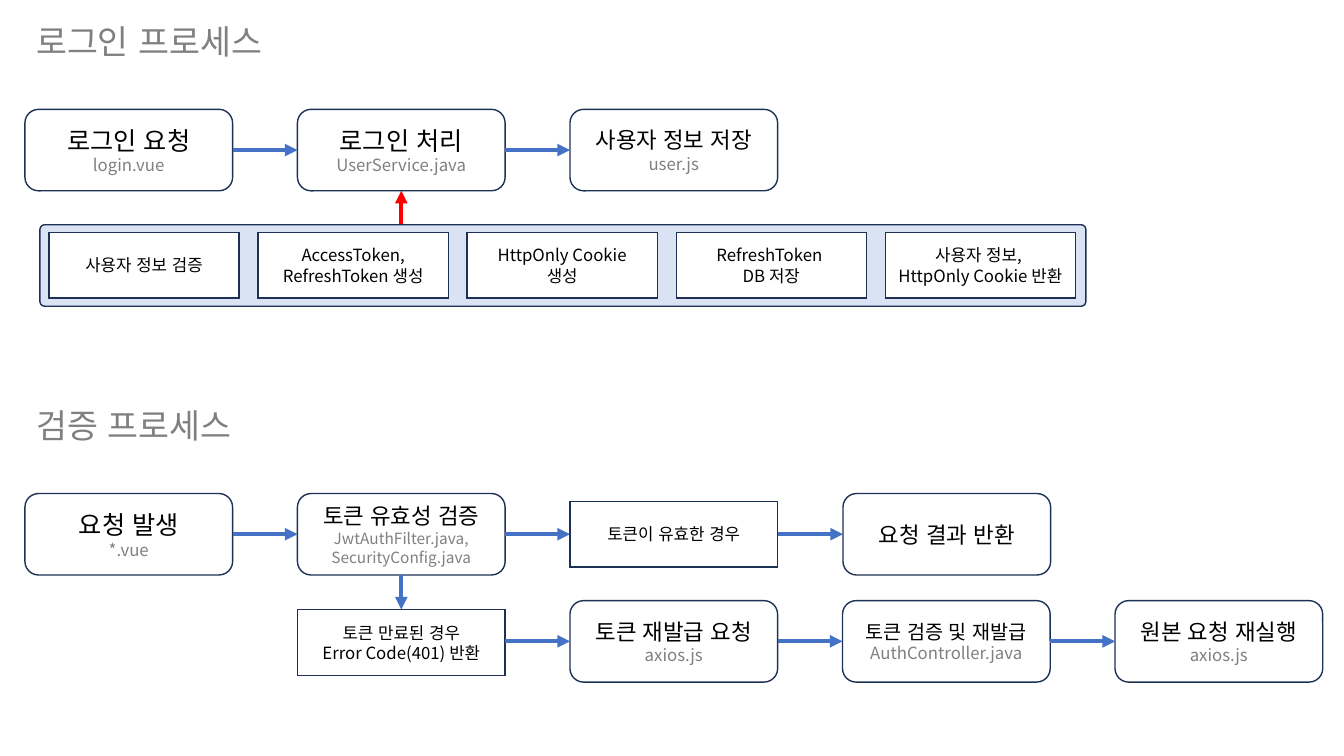
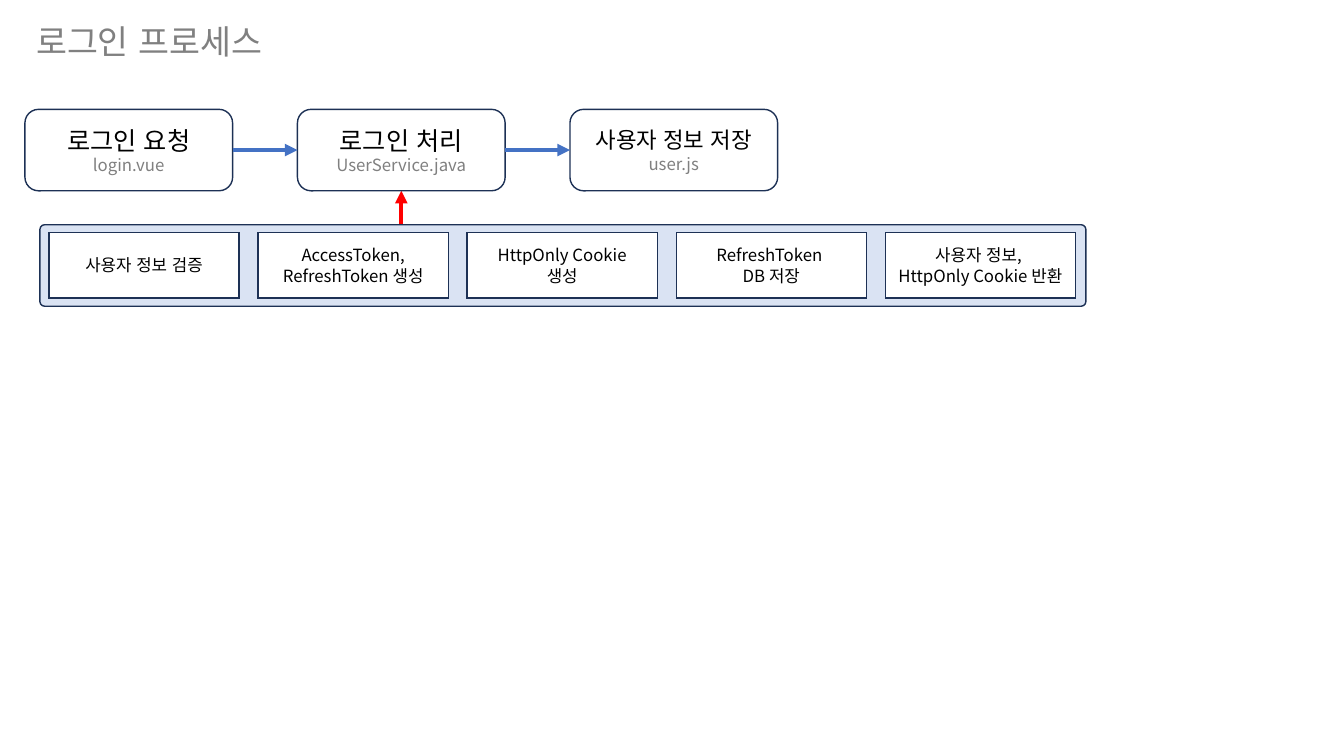
Before and after one commit to yhoo0094/miniPX, a slide deck: slide 3 of 산출물/화면정의서/MiniPX_화면정의서_V0.3.pptx. Drawn at 1344x756 pixels with LibreOffice and Linux fonts; fonts in the diff are those of the drawing. Boxes give left, top, right and bottom in pixels: in the first picture for what was removed or moved away, otherwise in the second. Text is boxed around its words. In the diff, an @@ line names an element or a change of style, - is before the commit and + after.

```diff
--- a/산출물/화면정의서/MiniPX_화면정의서_V0.3.pptx
+++ b/산출물/화면정의서/MiniPX_화면정의서_V0.3.pptx
@@ text removed at [36,410,231,441] @@
-검증 프로세스
@@ rounded rectangle removed at [25,494,233,576] @@
-요청 발생
-*.vue
@@ rounded rectangle removed at [297,494,505,576] @@
-토큰 유효성 검증
-JwtAuthFilter.java,
-SecurityConfig.java
@@ rectangle removed at [570,501,777,567] @@
-토큰이 유효한 경우
@@ rounded rectangle removed at [843,494,1051,576] @@
-요청 결과 반환
@@ arrow removed from (233, 534) to (297, 534) @@
@@ arrow removed from (505, 534) to (570, 534) @@
@@ arrow removed from (778, 534) to (843, 534) @@
@@ arrow removed from (401, 575) to (401, 610) @@
@@ rectangle removed at [297,610,505,676] @@
-토큰 만료된 경우
-Error Code(401) 반환
@@ rounded rectangle removed at [570,601,777,683] @@
-토큰 재발급 요청
-axios.js
@@ rounded rectangle removed at [843,601,1051,683] @@
-토큰 검증 및 재발급
-AuthController.java
@@ rounded rectangle removed at [1115,601,1323,683] @@
-원본 요청 재실행
-axios.js
@@ arrow removed from (505, 641) to (570, 641) @@
@@ arrow removed from (778, 641) to (843, 641) @@
@@ arrow removed from (1051, 641) to (1115, 641) @@
```
Also in this commit, not shown: 1 slide added, 30 other files.
